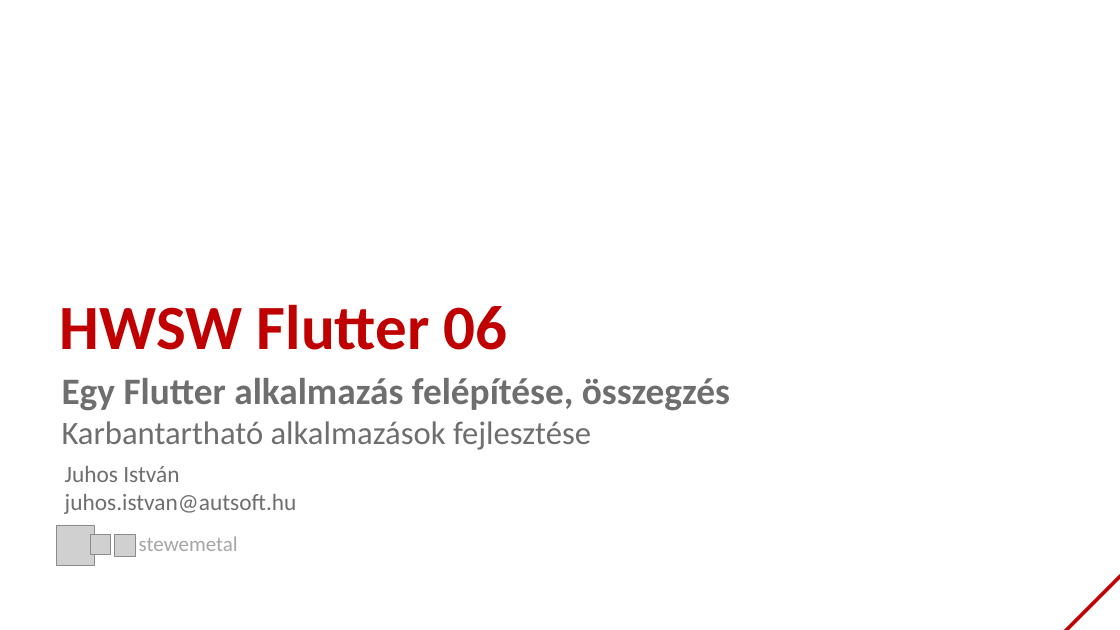
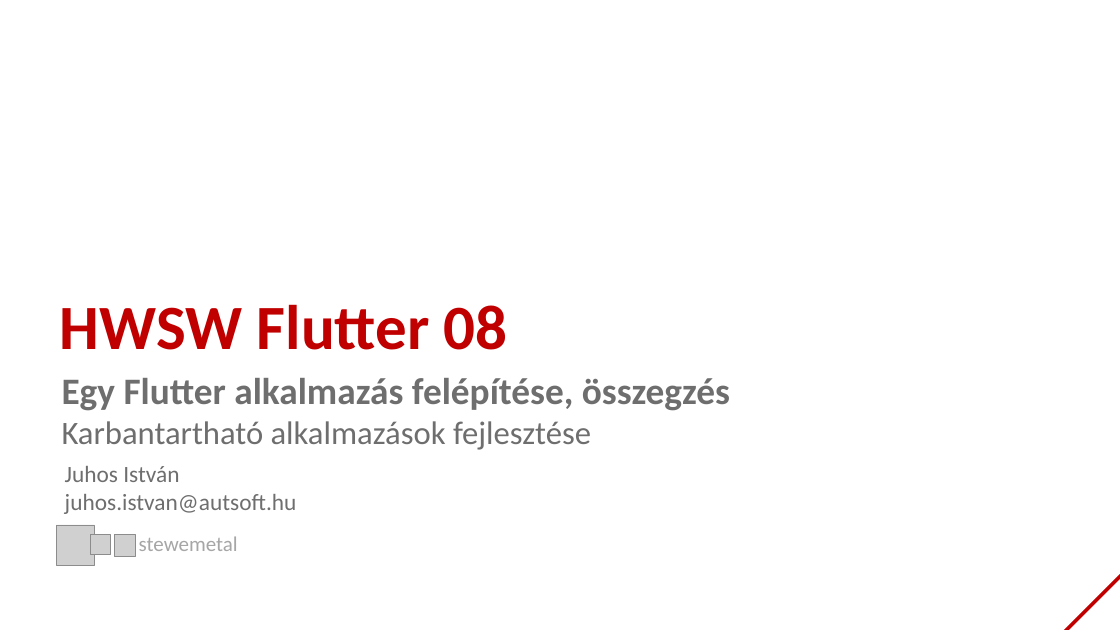
Before and after one commit to AutSoft/hwsw-2020-mobile-development-with-flutter, a slide deck: slide 1 of 08_App_implementation_summary/lecture_8.pptx. Drawn at 1120x630 pixels with LibreOffice and Linux fonts; fonts in the diff are those of the drawing; grey boxes stand for pictures; background and template pictures are left out. Boxes give left, top, right and bottom in pixels: in the first picture for what was removed or moved away, otherwise in the second. Text is boxed around its words. In the diff, an @@ line names an element or a change of style, - is before the commit and + after.

Commit message:
Add fixes for the NYT project of 08 and update slides

```diff
--- a/08_App_implementation_summary/lecture_8.pptx
+++ b/08_App_implementation_summary/lecture_8.pptx
@@ text at box(60, 304, 508, 350): text changed @@
-HWSW Flutter 06
+HWSW Flutter 08
```
Also in this commit, not shown: 3 other files.
